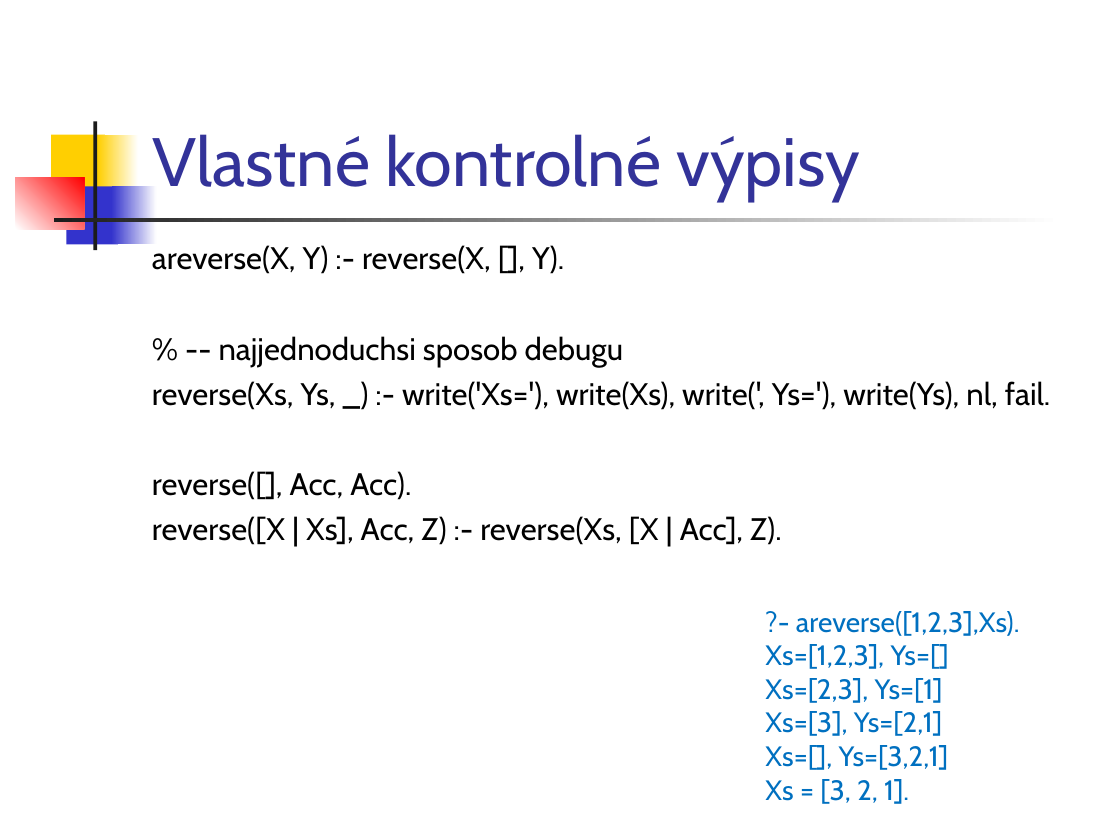
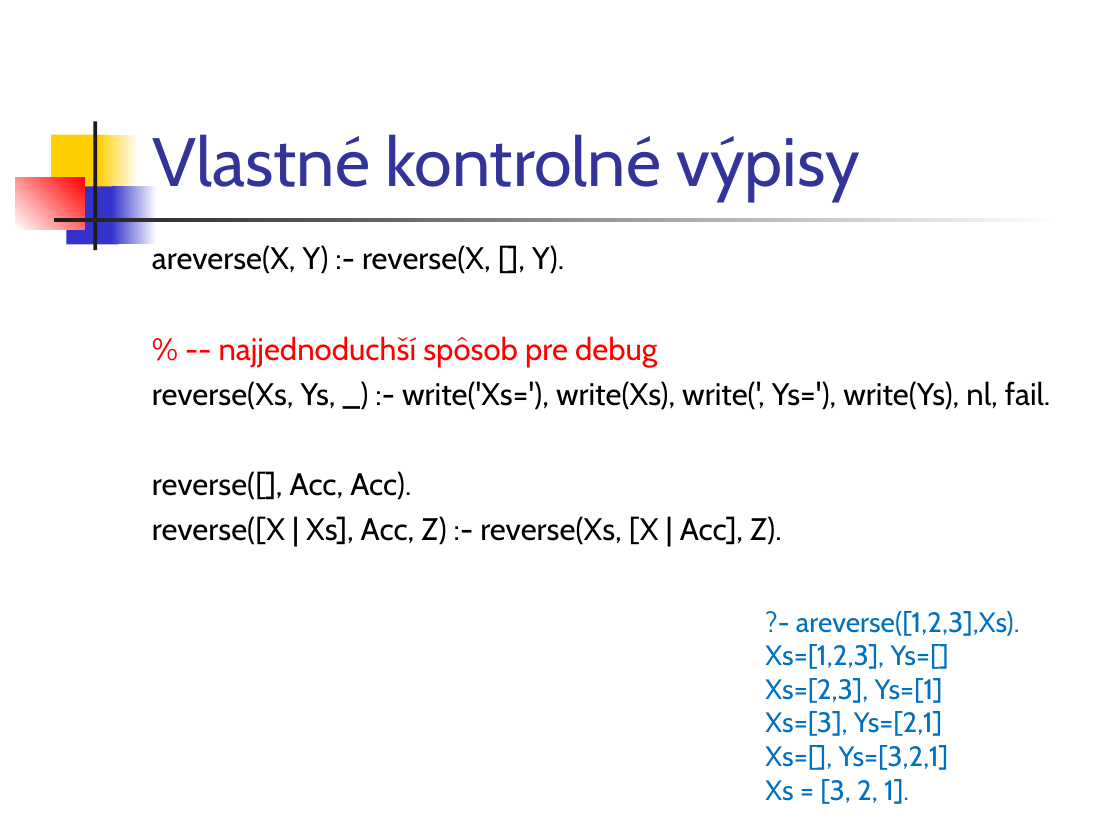
Before and after one commit to paradigmy/Prednasky, a slide deck: slide 16 of 11/logicke2.ppt. Drawn at 1120x840 pixels with LibreOffice and Linux fonts; fonts in the diff are those of the drawing. Boxes give left, top, right and bottom in pixels: in the first picture for what was removed or moved away, otherwise in the second. Text is boxed around its words. In the diff, an @@ line names an element or a change of style, - is before the commit and + after.

```diff
--- a/11/logicke2.ppt
+++ b/11/logicke2.ppt
@@ text at bbox=[219, 336, 657, 367]: text changed; text colour #000000 to #FF0000 @@
-% -- najjednoduchsi sposob debugu
+% -- najjednoduchší spôsob pre debug
```
Also in this commit, not shown: 5 other slides changed, 1 slide added, 1 slide removed, 4 other files.
